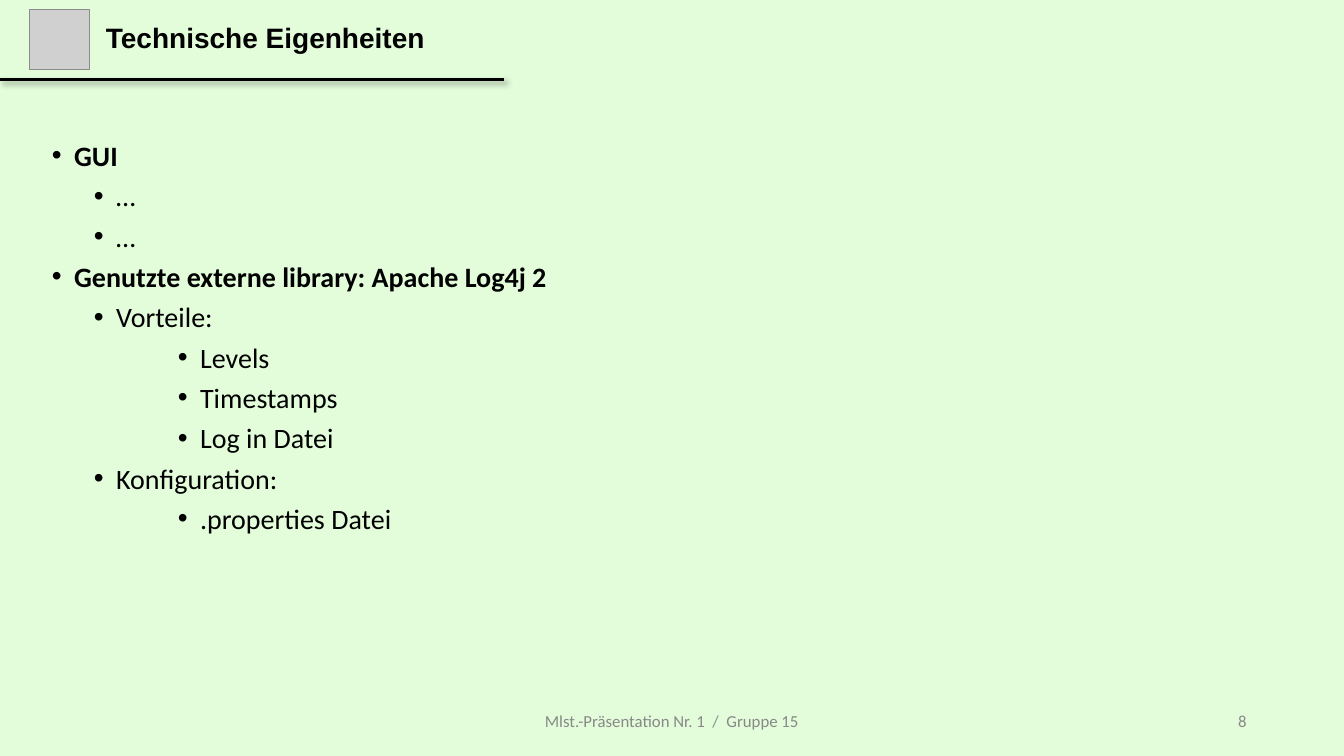
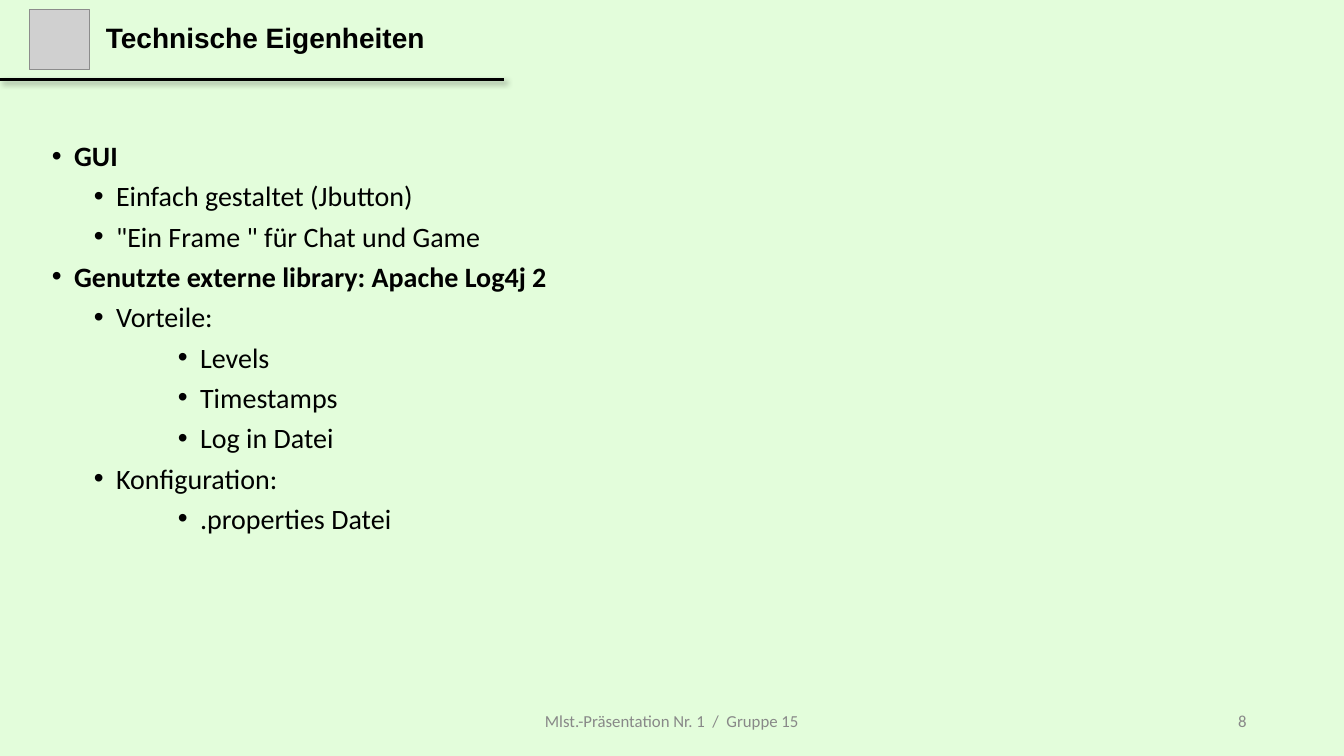
Before and after one commit to gjoyet/skipBo, a slide deck: slide 8 of 00_General/Presentation/MS 3/Presentation_Milestone_iii_Master.pptx. Drawn at 1344x756 pixels with LibreOffice and Linux fonts; fonts in the diff are those of the drawing; grey boxes stand for pictures. Boxes give left, top, right and bottom in pixels: in the first picture for what was removed or moved away, otherwise in the second. Text is boxed around its words. In the diff, an @@ line names an element or a change of style, - is before the commit and + after.

```diff
--- a/00_General/Presentation/MS 3/Presentation_Milestone_iii_Master.pptx
+++ b/00_General/Presentation/MS 3/Presentation_Milestone_iii_Master.pptx
@@ text at [116,185,480,248]: text changed @@
-  • …
-  • …
+  • Einfach gestaltet (Jbutton)
+  • "Ein Frame " für Chat und Game
```
Also in this commit, not shown: 3 other slides changed.
